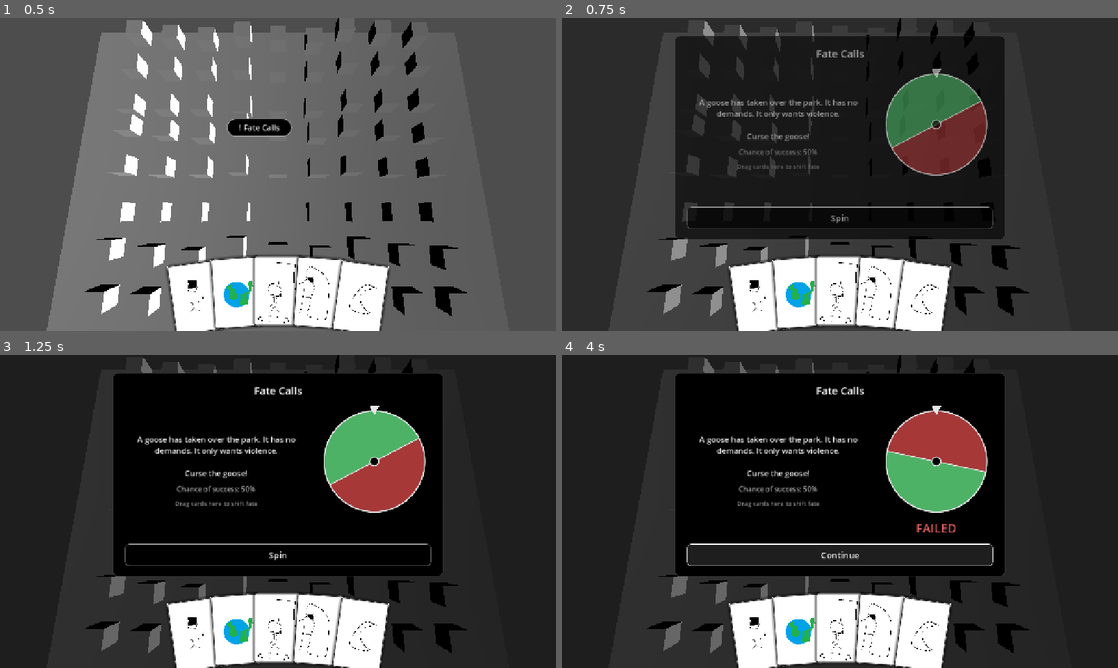
Above: before the commit, frames 1-4 (two rows, left to right).
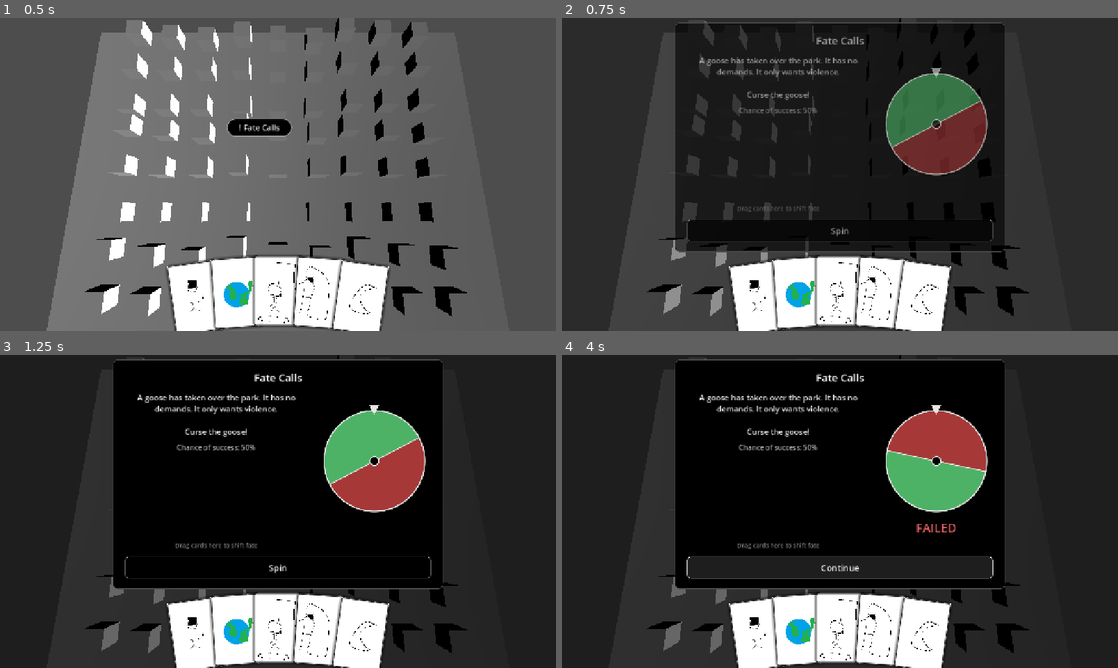
Above: after the commit, the same moments.

Repository: Cthulhu5227/GameOffShift
Game: Godot game, scene res://world.tscn
The game is run twice, just before and just after one commit, with the same random seed, the same clock (stepped at 60 frames per second) and the same inputs.
Inputs (mouse positions are in pixels of both pictures, inside the frame that each line leads up to):
- Up to frame 1 (0.5 s): no input
- Up to frame 2 (0.75 s): click "! Fate Calls" at 0.5 s
- Up to frame 3 (1.25 s): no input
- Up to frame 4 (4 s): click "Spin" at 1.25 s; move the mouse to (962, 495) at 2.02 s; move the mouse to (728, 527) at 2.77 s; move the mouse to (895, 442) at 3.52 s

Frame 1 is identical in both runs. In frame 2, 7.2% of the frame differs, in the area x 20-80%, y 1-75%; in frame 3, 7.7%; in frame 4, 11%.

Commit message:
Within the quicktime play box I added played cards.

Diff:
--- a/shift/card_handlers/card_view.gd
+++ b/shift/card_handlers/card_view.gd
@@ -5,8 +5,6 @@
 
 signal played(view: CardView)
 
-const HOVER_LIFT := 50.0
-const HOVER_SCALE := 1.15
 const ART_FOLDER := "res://data/card_imgs"
 
 @onready var visual: Control = %Visual
@@ -17,6 +15,8 @@
 var _dragging := false
 var _home_tween: Tween
 var _hover_tween: Tween
+var hover_lift := 50.0
+var hover_scale := 1.15
 
 func setup(p_data: CardData) -> CardView:
 	data = p_data
@@ -57,9 +57,9 @@
 	if _hover_tween:
 		_hover_tween.kill()
 	_hover_tween = create_tween().set_parallel().set_trans(Tween.TRANS_CUBIC).set_ease(Tween.EASE_OUT)
-	_hover_tween.tween_property(visual, "position", Vector2(0, -HOVER_LIFT) if lifted else Vector2.ZERO, 0.15)
+	_hover_tween.tween_property(visual, "position", Vector2(0, -hover_lift) if lifted else Vector2.ZERO, 0.15)
 	_hover_tween.tween_property(visual, "rotation", -rotation if lifted else 0.0, 0.15)
-	_hover_tween.tween_property(visual, "scale", Vector2.ONE * (HOVER_SCALE if lifted else 1.0), 0.15)
+	_hover_tween.tween_property(visual, "scale", Vector2.ONE * (hover_scale if lifted else 1.0), 0.15)
 
 func _get_drag_data(_at_position: Vector2) -> Variant:
 	var preview: CardView = load(scene_file_path).instantiate()
--- a/shift/card_handlers/hand.gd
+++ b/shift/card_handlers/hand.gd
@@ -12,20 +12,25 @@
 @export var fan_degrees = 4.0## tilt perard away from the middle
 @export var arc_drop = 4.0##how muchuter cards sink, per step squared
 @export var bottom_margin = 12.0
+@export var hover_lift = 50.0
+@export var hover_scale = 1.15
 
 func _ready() -> void:
 	mouse_filter = MOUSE_FILTER_IGNORE #let clicks through to the map
 	resized.connect(_layout)
 
-func add_card(data: CardData) -> void:
+func add_card(data: CardData) -> CardView:
 	if data==null:
 		return
 	var view: CardView = CARD_SCENE.instantiate()
 	view.setup(data)
+	view.hover_lift = hover_lift
+	view.hover_scale = hover_scale
 	view.played.connect(_on_card_played)
 	add_child(view)
 	view.position = Vector2(size.x +40, size.y -view.size.y)##from the right
 	_layout()
+	return view
 
 func get_cards() -> Array[CardView]:
 	var out: Array[CardView] =[]
--- a/shift/data/scenarios/group_project.tres
+++ b/shift/data/scenarios/group_project.tres
@@ -9,8 +9,9 @@
 Keep him in bed so everyone fails!"
 physical = -1
 charisma = 1
-order = -2
-chaos = 2
+order = 2
+chaos = -1
+insight = 1
 ; base_chance = 0.25
 ; the_fool = 0.32600000000000007
 ; the_magician = -0.685
--- /dev/null
+++ b/shift/scenario_handlers/car_outcome.gd
@@ -0,0 +1,6 @@
+class_name CardOutcome
+extends Resource
+
+@export var card: CardData
+@export_multiline var success_text: String
+@export_multiline var fail_text: String
--- a/shift/scenario_handlers/scenario.gd
+++ b/shift/scenario_handlers/scenario.gd
@@ -16,6 +16,7 @@
 @onready var wheel: FateWheel = %Wheel
 @onready var result: Label = %Result
 @onready var roll: Button = %Roll
+@onready var played_pile = %PlayedPile
 
 var data: ScenarioData
 var current_chance: float = 0.0
@@ -61,6 +62,9 @@
 ## Shifts the odds by this scenario's modifier for the card.
 func apply_card(card: CardData) -> void:
 	var delta := data.get_delta(card)
+	var view: CardView = played_pile.add_card(card)
+	view.tooltip_text = "%s %+d%%" % [card.display_name, roundi(delta * 100)]
+	view.set_drag_forwarding(func(_p_): return null, _can_drop_card, _drop_card)
 	current_chance = clampf(current_chance + delta, 0.0, 1.0)
 	var col := "#73e68c" if delta >= 0 else "#f26666"
 	_played_cards.append("%s [color=%s]%+d%%[/color]" % [card.display_name, col, roundi(delta * 100)])
--- a/shift/scenario_handlers/scenario.tscn
+++ b/shift/scenario_handlers/scenario.tscn
@@ -2,6 +2,7 @@
 
 [ext_resource type="Script" uid="uid://c5a78bgg2rj3i" path="res://scenario_handlers/scenario.gd" id="1_uueqv"]
 [ext_resource type="Script" uid="uid://ba1xquxbma62r" path="res://fate_wheel.gd" id="2_8odb4"]
+[ext_resource type="PackedScene" uid="uid://bk0fqlv71his1" path="res://card_handlers/hand.tscn" id="3_hand"]
 
 [sub_resource type="StyleBoxFlat" id="Style_panel"]
 content_margin_left = 28.0
@@ -145,6 +146,17 @@
 theme_override_colors/font_color = Color(0.7, 0.7, 0.7, 1)
 text = "Chance of success: 50%"
 horizontal_alignment = 1
+
+[node name="PlayedPile" parent="Center/Panel/VBox/Body/Story" instance=ExtResource("3_hand")]
+unique_name_in_owner = true
+custom_minimum_size = Vector2(0, 180)
+layout_mode = 2
+card_spacing = 45.0
+max_width = 260.0
+fan_degrees = 6.0
+bottom_margin = 0.0
+hover_lift = 70.0
+hover_scale = 1.6
 
 [node name="Played" type="RichTextLabel" parent="Center/Panel/VBox/Body/Story"]
 unique_name_in_owner = true
--- a/shift/scenario_handlers/scenario_data.gd
+++ b/shift/scenario_handlers/scenario_data.gd
@@ -15,6 +15,20 @@
 @export_range(-2, 2) var charisma: int = 0
 @export_range(-2, 2) var order: int = 0
 @export_range(-2, 2) var chaos: int = 0
+
+@export_group("Outcomes")
+@export_multiline var default_success: String
+@export_multiline var default_fail: String
+@export var card_outcomes: Array[CardOutcome] = []
+
+func get_outcome_text(card: CardData, success: bool) -> String:
+	if card:
+		for o in card_outcomes:
+			if o.card and o.card.id == card.id:
+				var t := o.success_text if success else o.fail_text
+				if t != "":
+					return t
+	return default_success if success else default_fail
 
 @export_group("Special Cases")
 @export var overrides: Dictionary[StringName, float] = {}
Not shown, added: shift/scenario_handlers/car_outcome.gd.uid
